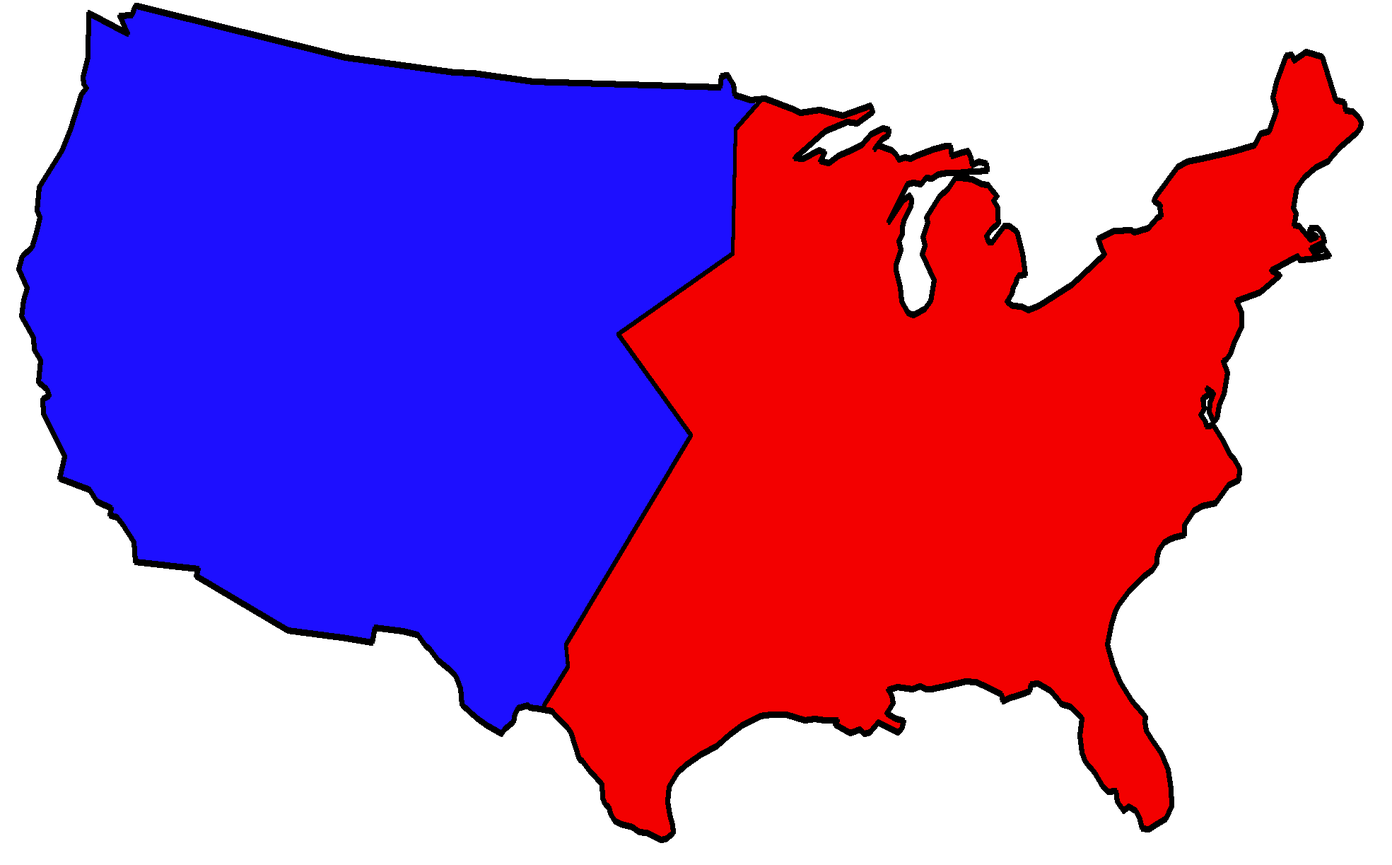
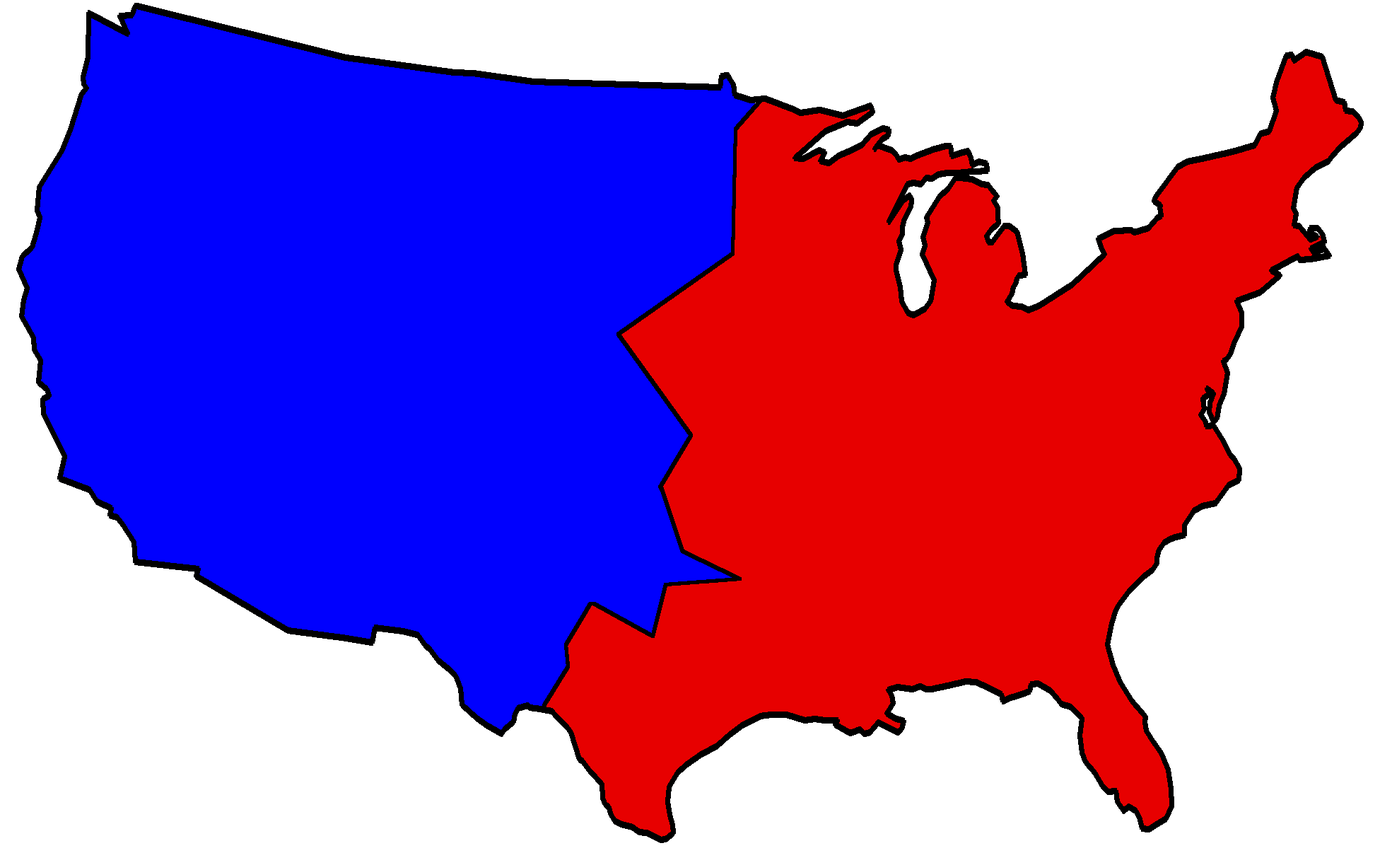
Comparing the layer stacks of the two 1392px x 865px images. Changes:
painted on "Layer" over [21, 9, 1359, 837]
